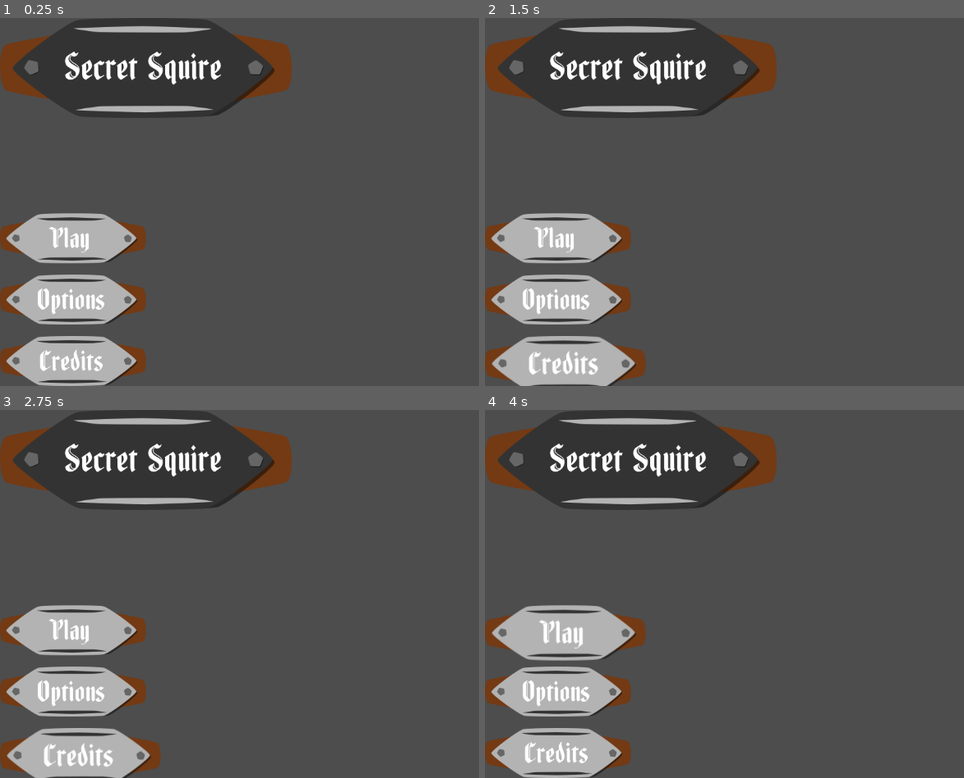
Above: before the commit, frames 1-4 (two rows, left to right).
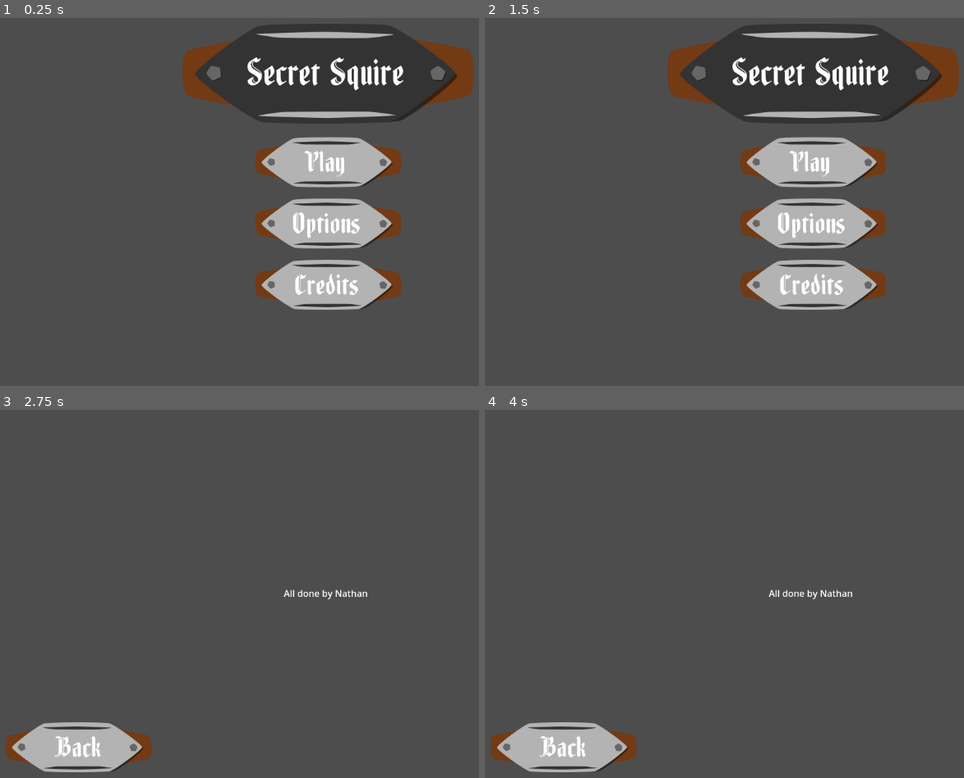
Above: after the commit, the same moments.

Repository: CodeyWinslow/brackeys_2025_1
Game: Godot game, scene res://scenes/GUI/main_menu.tscn
Same seed, same stepped clock (60 frames per second), same inputs: the game is played once before the commit and once after it. Before the commit the project starts from res://scenes/GUI/StartMenu/main_menu.tscn.
Inputs (mouse positions are in pixels of both pictures, inside the frame that each line leads up to):
- Up to frame 1 (0.25 s): no input
- Up to frame 2 (1.5 s): click "Options" at 0.5 s; click (561, 356) at 1.25 s, where only the run after the commit has a clickable "Back"
- Up to frame 3 (2.75 s): click "Credits" at 2 s
- Up to frame 4 (4 s): click (556, 630) at 2.75 s, where only the run before the commit has a clickable "Play"; click (566, 634) at 3.5 s, where only the run before the commit has a clickable "Play"

The runs differ from the first frame. In frame 1, 40% of the frame differs, in the area x 0-99%, y 0-100%; in frame 2, 41%; in frame 3, 22%; in frame 4, 22%.

Commit message:
centered menu

Diff:
--- /dev/null
+++ b/godot/brackeyssnipergame/prefabs/GUI/Credits.tscn
@@ -0,0 +1,67 @@
+[gd_scene load_steps=5 format=3 uid="uid://q0l83x3lsh41"]
+
+[ext_resource type="Texture2D" uid="uid://c3lthq1ow8cm5" path="res://assets/textures/button_light_256.png" id="1_0vtss"]
+[ext_resource type="Script" path="res://scripts/GUI/credits.gd" id="1_485nn"]
+[ext_resource type="Script" path="res://scripts/GUI/play_button.gd" id="2_ux2y1"]
+[ext_resource type="Theme" uid="uid://f8qsep8o8m6e" path="res://resources/SecondFont.tres" id="3_rkoyg"]
+
+[node name="Credits" type="Control"]
+layout_mode = 3
+anchors_preset = 15
+anchor_right = 1.0
+anchor_bottom = 1.0
+grow_horizontal = 2
+grow_vertical = 2
+script = ExtResource("1_485nn")
+
+[node name="RichTextLabel" type="RichTextLabel" parent="."]
+layout_mode = 1
+anchors_preset = 8
+anchor_left = 0.5
+anchor_top = 0.5
+anchor_right = 0.5
+anchor_bottom = 0.5
+offset_left = -78.0
+offset_top = -13.5
+offset_right = 78.0
+offset_bottom = 13.5
+grow_horizontal = 2
+grow_vertical = 2
+text = "All done by Nathan"
+
+[node name="MarginContainer" type="MarginContainer" parent="."]
+layout_mode = 1
+anchors_preset = 2
+anchor_top = 1.0
+anchor_bottom = 1.0
+offset_top = -88.0
+offset_right = 256.0
+grow_vertical = 0
+theme_override_constants/margin_left = 10
+theme_override_constants/margin_bottom = 10
+
+[node name="BackButton" type="TextureButton" parent="MarginContainer"]
+layout_mode = 2
+size_flags_horizontal = 4
+size_flags_vertical = 4
+texture_normal = ExtResource("1_0vtss")
+script = ExtResource("2_ux2y1")
+
+[node name="RichTextLabel" type="RichTextLabel" parent="MarginContainer/BackButton"]
+layout_mode = 1
+anchors_preset = 8
+anchor_left = 0.5
+anchor_top = 0.5
+anchor_right = 0.5
+anchor_bottom = 0.5
+offset_left = -42.0
+offset_top = -29.0
+offset_right = 42.0
+offset_bottom = 29.0
+grow_horizontal = 2
+grow_vertical = 2
+mouse_filter = 2
+theme = ExtResource("3_rkoyg")
+text = "Back"
+
+[connection signal="pressed" from="MarginContainer/BackButton" to="." method="_on_back_button_pressed"]
--- /dev/null
+++ b/godot/brackeyssnipergame/prefabs/GUI/Options.tscn
@@ -0,0 +1,52 @@
+[gd_scene load_steps=5 format=3 uid="uid://o7gli1hefjg"]
+
+[ext_resource type="Script" path="res://scripts/GUI/options.gd" id="1_2lqd2"]
+[ext_resource type="Texture2D" uid="uid://c3lthq1ow8cm5" path="res://assets/textures/button_light_256.png" id="1_gy6y5"]
+[ext_resource type="Script" path="res://scripts/GUI/play_button.gd" id="2_884vk"]
+[ext_resource type="Theme" uid="uid://f8qsep8o8m6e" path="res://resources/SecondFont.tres" id="3_58ear"]
+
+[node name="Options" type="Control"]
+layout_mode = 3
+anchors_preset = 15
+anchor_right = 1.0
+anchor_bottom = 1.0
+grow_horizontal = 2
+grow_vertical = 2
+script = ExtResource("1_2lqd2")
+
+[node name="MarginContainer" type="MarginContainer" parent="."]
+layout_mode = 1
+anchors_preset = 2
+anchor_top = 1.0
+anchor_bottom = 1.0
+offset_top = -98.0
+offset_right = 266.0
+grow_vertical = 0
+theme_override_constants/margin_left = 10
+theme_override_constants/margin_bottom = 10
+
+[node name="BackButton" type="TextureButton" parent="MarginContainer"]
+layout_mode = 2
+size_flags_horizontal = 4
+size_flags_vertical = 4
+texture_normal = ExtResource("1_gy6y5")
+script = ExtResource("2_884vk")
+
+[node name="RichTextLabel" type="RichTextLabel" parent="MarginContainer/BackButton"]
+layout_mode = 1
+anchors_preset = 8
+anchor_left = 0.5
+anchor_top = 0.5
+anchor_right = 0.5
+anchor_bottom = 0.5
+offset_left = -42.0
+offset_top = -29.0
+offset_right = 42.0
+offset_bottom = 29.0
+grow_horizontal = 2
+grow_vertical = 2
+mouse_filter = 2
+theme = ExtResource("3_58ear")
+text = "Back"
+
+[connection signal="pressed" from="MarginContainer/BackButton" to="." method="_on_back_button_pressed"]
--- a/godot/brackeyssnipergame/project.godot
+++ b/godot/brackeyssnipergame/project.godot
@@ -11,7 +11,7 @@
 [application]
 
 config/name="BrackeysSniperGame"
-run/main_scene="res://scenes/GUI/StartMenu/main_menu.tscn"
+run/main_scene="res://scenes/GUI/main_menu.tscn"
 config/features=PackedStringArray("4.3", "GL Compatibility")
 config/icon="res://assets/textures/icon.svg"
 
--- a/godot/brackeyssnipergame/resources/release_game_manager_globals.tres
+++ b/godot/brackeyssnipergame/resources/release_game_manager_globals.tres
@@ -2,7 +2,7 @@
 
 [ext_resource type="Resource" uid="uid://x7xdhydsr1al" path="res://resources/release_game_config.tres" id="1_4ktkx"]
 [ext_resource type="Script" path="res://scripts/resources/res_game_manager_globals.gd" id="1_fb3nu"]
-[ext_resource type="PackedScene" uid="uid://bt3cr534gm5ah" path="res://scenes/GUI/StartMenu/main_menu.tscn" id="3_ur407"]
+[ext_resource type="PackedScene" uid="uid://bt3cr534gm5ah" path="res://scenes/GUI/main_menu.tscn" id="3_ur407"]
 
 [resource]
 script = ExtResource("1_fb3nu")
--- a/godot/brackeyssnipergame/scenes/GUI/StartMenu/credits_button.gd
+++ /dev/null
@@ -1 +0,0 @@
-extends "res://scripts/menu_button.gd"
--- a/godot/brackeyssnipergame/scenes/GUI/StartMenu/main_menu.tscn
+++ /dev/null
@@ -1,116 +0,0 @@
-[gd_scene load_steps=9 format=3 uid="uid://bt3cr534gm5ah"]
-
-[ext_resource type="Script" path="res://scripts/main_menu.gd" id="1_clnx7"]
-[ext_resource type="Texture2D" uid="uid://cnarjjjpbt7py" path="res://assets/textures/button_dark_512.png" id="2_fw0ao"]
-[ext_resource type="Theme" uid="uid://ba2qnqoou88i7" path="res://resources/TitleFont.tres" id="3_exx2w"]
-[ext_resource type="Texture2D" uid="uid://c3lthq1ow8cm5" path="res://assets/textures/button_light_256.png" id="3_uw727"]
-[ext_resource type="Theme" uid="uid://f8qsep8o8m6e" path="res://resources/SecondFont.tres" id="5_bhmg7"]
-[ext_resource type="Script" path="res://scenes/GUI/StartMenu/play_button.gd" id="5_vo5lm"]
-[ext_resource type="Script" path="res://scenes/GUI/StartMenu/options_button.gd" id="6_hvcil"]
-[ext_resource type="Script" path="res://scenes/GUI/StartMenu/credits_button.gd" id="7_7c64u"]
-
-[node name="MainMenu" type="Control"]
-layout_mode = 3
-anchors_preset = 0
-offset_right = 1152.0
-offset_bottom = 648.0
-script = ExtResource("1_clnx7")
-
-[node name="Title" type="TextureRect" parent="."]
-layout_mode = 1
-anchors_preset = -1
-offset_right = 512.0
-offset_bottom = 176.0
-texture = ExtResource("2_fw0ao")
-
-[node name="RichTextLabel" type="RichTextLabel" parent="Title"]
-layout_mode = 1
-anchors_preset = 8
-anchor_left = 0.5
-anchor_top = 0.5
-anchor_right = 0.5
-anchor_bottom = 0.5
-offset_left = -142.0
-offset_top = -38.0
-offset_right = 142.0
-offset_bottom = 38.0
-grow_horizontal = 2
-grow_vertical = 2
-theme = ExtResource("3_exx2w")
-text = "Secret Squire"
-
-[node name="MenuButtons" type="VBoxContainer" parent="."]
-layout_mode = 1
-anchors_preset = -1
-anchor_top = 1.0
-anchor_bottom = 1.0
-offset_top = -272.0
-offset_right = 256.0
-grow_vertical = 0
-theme_override_constants/separation = 20
-
-[node name="PlayButton" type="TextureButton" parent="MenuButtons"]
-layout_mode = 2
-texture_normal = ExtResource("3_uw727")
-script = ExtResource("5_vo5lm")
-
-[node name="RichTextLabel" type="RichTextLabel" parent="MenuButtons/PlayButton"]
-layout_mode = 1
-anchors_preset = 8
-anchor_left = 0.5
-anchor_top = 0.5
-anchor_right = 0.5
-anchor_bottom = 0.5
-offset_left = -42.0
-offset_top = -29.0
-offset_right = 42.0
-offset_bottom = 29.0
-grow_horizontal = 2
-grow_vertical = 2
-mouse_filter = 2
-theme = ExtResource("5_bhmg7")
-text = "Play"
-
-[node name="OptionsButton" type="TextureButton" parent="MenuButtons"]
-layout_mode = 2
-texture_normal = ExtResource("3_uw727")
-script = ExtResource("6_hvcil")
-
-[node name="RichTextLabel" type="RichTextLabel" parent="MenuButtons/OptionsButton"]
-layout_mode = 1
-anchors_preset = 8
-anchor_left = 0.5
-anchor_top = 0.5
-anchor_right = 0.5
-anchor_bottom = 0.5
-offset_left = -62.5
-offset_top = -29.5
-offset_right = 62.5
-offset_bottom = 29.5
-grow_horizontal = 2
-grow_vertical = 2
-mouse_filter = 2
-theme = ExtResource("5_bhmg7")
-text = "Options"
-
-[node name="CreditsButton" type="TextureButton" parent="MenuButtons"]
-layout_mode = 2
-texture_normal = ExtResource("3_uw727")
-script = ExtResource("7_7c64u")
-
-[node name="RichTextLabel" type="RichTextLabel" parent="MenuButtons/CreditsButton"]
-layout_mode = 1
-anchors_preset = 8
-anchor_left = 0.5
-anchor_top = 0.5
-anchor_right = 0.5
-anchor_bottom = 0.5
-offset_left = -58.0
-offset_top = -29.0
-offset_right = 58.0
-offset_bottom = 29.0
-grow_horizontal = 2
-grow_vertical = 2
-mouse_filter = 2
-theme = ExtResource("5_bhmg7")
-text = "Credits"
--- a/godot/brackeyssnipergame/scenes/GUI/StartMenu/options_button.gd
+++ /dev/null
@@ -1 +0,0 @@
-extends "res://scripts/menu_button.gd"
--- a/godot/brackeyssnipergame/scenes/GUI/StartMenu/play_button.gd
+++ /dev/null
@@ -1 +0,0 @@
-extends "res://scripts/menu_button.gd"
--- /dev/null
+++ b/godot/brackeyssnipergame/scenes/GUI/main_menu.tscn
@@ -0,0 +1,161 @@
+[gd_scene load_steps=11 format=3 uid="uid://bt3cr534gm5ah"]
+
+[ext_resource type="Script" path="res://scripts/GUI/main_menu.gd" id="1_2wb4s"]
+[ext_resource type="Texture2D" uid="uid://cnarjjjpbt7py" path="res://assets/textures/button_dark_512.png" id="2_3vuga"]
+[ext_resource type="Theme" uid="uid://ba2qnqoou88i7" path="res://resources/TitleFont.tres" id="3_d6fs7"]
+[ext_resource type="Texture2D" uid="uid://c3lthq1ow8cm5" path="res://assets/textures/button_light_256.png" id="4_52nja"]
+[ext_resource type="Script" path="res://scripts/GUI/play_button.gd" id="5_jfnns"]
+[ext_resource type="Theme" uid="uid://f8qsep8o8m6e" path="res://resources/SecondFont.tres" id="6_3ptvw"]
+[ext_resource type="Script" path="res://scripts/GUI/options_button.gd" id="7_tw7u8"]
+[ext_resource type="Script" path="res://scripts/GUI/credits_button.gd" id="8_r6uag"]
+[ext_resource type="PackedScene" uid="uid://q0l83x3lsh41" path="res://prefabs/GUI/Credits.tscn" id="9_ji3pb"]
+[ext_resource type="PackedScene" uid="uid://o7gli1hefjg" path="res://prefabs/GUI/Options.tscn" id="10_cdswb"]
+
+[node name="Shell" type="Control" node_paths=PackedStringArray("credit_menu_node", "options_menu_node", "main_menu_node")]
+layout_mode = 3
+anchors_preset = 15
+anchor_right = 1.0
+anchor_bottom = 1.0
+grow_horizontal = 2
+grow_vertical = 2
+script = ExtResource("1_2wb4s")
+credit_menu_node = NodePath("Credits")
+options_menu_node = NodePath("Options")
+main_menu_node = NodePath("MainMenu")
+
+[node name="MainMenu" type="Control" parent="."]
+layout_mode = 1
+anchors_preset = 15
+anchor_right = 1.0
+anchor_bottom = 1.0
+grow_horizontal = 2
+grow_vertical = 2
+
+[node name="MarginContainer" type="MarginContainer" parent="MainMenu"]
+layout_mode = 1
+anchors_preset = 15
+anchor_right = 1.0
+anchor_bottom = 1.0
+grow_horizontal = 2
+grow_vertical = 2
+theme_override_constants/margin_top = 10
+
+[node name="Container" type="VBoxContainer" parent="MainMenu/MarginContainer"]
+layout_mode = 2
+size_flags_horizontal = 4
+
+[node name="Title" type="TextureRect" parent="MainMenu/MarginContainer/Container"]
+layout_mode = 2
+texture = ExtResource("2_3vuga")
+
+[node name="RichTextLabel" type="RichTextLabel" parent="MainMenu/MarginContainer/Container/Title"]
+layout_mode = 1
+anchors_preset = 8
+anchor_left = 0.5
+anchor_top = 0.5
+anchor_right = 0.5
+anchor_bottom = 0.5
+offset_left = -142.0
+offset_top = -38.0
+offset_right = 142.0
+offset_bottom = 38.0
+grow_horizontal = 2
+grow_vertical = 2
+theme = ExtResource("3_d6fs7")
+text = "Secret Squire"
+
+[node name="MarginContainer" type="MarginContainer" parent="MainMenu/MarginContainer/Container"]
+layout_mode = 2
+size_flags_horizontal = 4
+size_flags_vertical = 4
+theme_override_constants/margin_top = 20
+
+[node name="MenuButtons" type="VBoxContainer" parent="MainMenu/MarginContainer/Container/MarginContainer"]
+layout_mode = 2
+size_flags_horizontal = 4
+size_flags_vertical = 4
+theme_override_constants/separation = 20
+
+[node name="PlayButton" type="TextureButton" parent="MainMenu/MarginContainer/Container/MarginContainer/MenuButtons"]
+layout_mode = 2
+size_flags_horizontal = 4
+texture_normal = ExtResource("4_52nja")
+script = ExtResource("5_jfnns")
+
+[node name="RichTextLabel" type="RichTextLabel" parent="MainMenu/MarginContainer/Container/MarginContainer/MenuButtons/PlayButton"]
+layout_mode = 1
+anchors_preset = 8
+anchor_left = 0.5
+anchor_top = 0.5
+anchor_right = 0.5
+anchor_bottom = 0.5
+offset_left = -42.0
+offset_top = -29.0
+offset_right = 42.0
+offset_bottom = 29.0
+grow_horizontal = 2
+grow_vertical = 2
+mouse_filter = 2
+theme = ExtResource("6_3ptvw")
+text = "Play"
+
+[node name="OptionsButton" type="TextureButton" parent="MainMenu/MarginContainer/Container/MarginContainer/MenuButtons"]
+layout_mode = 2
+size_flags_horizontal = 4
+texture_normal = ExtResource("4_52nja")
+script = ExtResource("7_tw7u8")
+
+[node name="RichTextLabel" type="RichTextLabel" parent="MainMenu/MarginContainer/Container/MarginContainer/MenuButtons/OptionsButton"]
+layout_mode = 1
+anchors_preset = 8
+anchor_left = 0.5
+anchor_top = 0.5
+anchor_right = 0.5
+anchor_bottom = 0.5
+offset_left = -62.5
+offset_top = -29.5
+offset_right = 62.5
+offset_bottom = 29.5
+grow_horizontal = 2
+grow_vertical = 2
+mouse_filter = 2
+theme = ExtResource("6_3ptvw")
+text = "Options"
+
+[node name="CreditsButton" type="TextureButton" parent="MainMenu/MarginContainer/Container/MarginContainer/MenuButtons"]
+layout_mode = 2
+size_flags_horizontal = 4
+size_flags_vertical = 4
+texture_normal = ExtResource("4_52nja")
+script = ExtResource("8_r6uag")
+
+[node name="RichTextLabel" type="RichTextLabel" parent="MainMenu/MarginContainer/Container/MarginContainer/MenuButtons/CreditsButton"]
+layout_mode = 1
+anchors_preset = 8
+anchor_left = 0.5
+anchor_top = 0.5
+anchor_right = 0.5
+anchor_bottom = 0.5
+offset_left = -58.0
+offset_top = -29.0
+offset_right = 58.0
+offset_bottom = 29.0
+grow_horizontal = 2
+grow_vertical = 2
+mouse_filter = 2
+theme = ExtResource("6_3ptvw")
+text = "Credits"
+
+[node name="Credits" parent="." instance=ExtResource("9_ji3pb")]
+visible = false
+layout_mode = 1
+
+[node name="Options" parent="." instance=ExtResource("10_cdswb")]
+visible = false
+layout_mode = 1
+
+[connection signal="pressed" from="MainMenu/MarginContainer/Container/MarginContainer/MenuButtons/PlayButton" to="." method="_on_play_button_pressed"]
+[connection signal="pressed" from="MainMenu/MarginContainer/Container/MarginContainer/MenuButtons/OptionsButton" to="." method="_on_options_button_pressed"]
+[connection signal="pressed" from="MainMenu/MarginContainer/Container/MarginContainer/MenuButtons/CreditsButton" to="." method="_on_credits_button_pressed"]
+[connection signal="credits_back_button_pressed" from="Credits" to="." method="_on_credits_credits_back_button_pressed"]
+[connection signal="options_back_button_pressed" from="Options" to="." method="_on_options_options_back_button_pressed"]
--- a/godot/brackeyssnipergame/scenes/GUI/PauseMenu/pause_menu.tscn
+++ b/godot/brackeyssnipergame/scenes/GUI/pause_menu.tscn
@@ -1,9 +1,9 @@
 [gd_scene load_steps=5 format=3 uid="uid://b7ko7erdet6wk"]
 
-[ext_resource type="Script" path="res://scripts/pause_menu.gd" id="1_siiuu"]
+[ext_resource type="Script" path="res://scripts/GUI/pause_menu.gd" id="1_siiuu"]
 [ext_resource type="Texture2D" uid="uid://cnarjjjpbt7py" path="res://assets/textures/button_dark_512.png" id="2_mhnoy"]
 [ext_resource type="Texture2D" uid="uid://c3lthq1ow8cm5" path="res://assets/textures/button_light_256.png" id="3_c038b"]
-[ext_resource type="Script" path="res://scripts/menu_button.gd" id="4_arfiy"]
+[ext_resource type="Script" path="res://scripts/GUI/menu_button.gd" id="4_arfiy"]
 
 [node name="PauseMenu" type="Control"]
 layout_mode = 3
--- /dev/null
+++ b/godot/brackeyssnipergame/scripts/GUI/credits.gd
@@ -0,0 +1,6 @@
+extends Control
+
+signal credits_back_button_pressed
+
+func _on_back_button_pressed() -> void:
+	credits_back_button_pressed.emit()
--- /dev/null
+++ b/godot/brackeyssnipergame/scripts/GUI/credits_button.gd
@@ -0,0 +1 @@
+extends "res://scripts/GUI/menu_button.gd"
--- /dev/null
+++ b/godot/brackeyssnipergame/scripts/GUI/main_menu.gd
@@ -0,0 +1,27 @@
+extends Control
+@export var credit_menu_node: Control
+@export var options_menu_node: Control
+@export var main_menu_node: Control
+
+func _on_play_button_pressed() -> void:
+	GameManager.start_game()
+
+
+func _on_options_button_pressed() -> void:
+	main_menu_node.visible = false
+	options_menu_node.visible = true
+
+
+func _on_credits_button_pressed() -> void:
+	main_menu_node.visible = false
+	credit_menu_node.visible = true
+
+
+func _on_credits_credits_back_button_pressed() -> void:
+	main_menu_node.visible = true
+	credit_menu_node.visible = false
+
+
+func _on_options_options_back_button_pressed() -> void:
+	main_menu_node.visible = true
+	options_menu_node.visible = false
--- /dev/null
+++ b/godot/brackeyssnipergame/scripts/GUI/options.gd
@@ -0,0 +1,6 @@
+extends Control
+
+signal options_back_button_pressed
+
+func _on_back_button_pressed() -> void:
+	options_back_button_pressed.emit()
--- /dev/null
+++ b/godot/brackeyssnipergame/scripts/GUI/options_button.gd
@@ -0,0 +1 @@
+extends "res://scripts/GUI/menu_button.gd"
--- /dev/null
+++ b/godot/brackeyssnipergame/scripts/GUI/play_button.gd
@@ -0,0 +1 @@
+extends "res://scripts/GUI/menu_button.gd"
--- a/godot/brackeyssnipergame/scripts/main_menu.gd
+++ /dev/null
@@ -1,10 +0,0 @@
-extends Control
-
-# Called when the node enters the scene tree for the first time.
-func _ready() -> void:
-	pass # Replace with function body.
-
-
-# Called every frame. 'delta' is the elapsed time since the previous frame.
-func _process(_delta: float) -> void:
-	pass
Renamed: godot/brackeyssnipergame/scripts/menu_button.gd -> godot/brackeyssnipergame/scripts/GUI/menu_button.gd
Renamed: godot/brackeyssnipergame/scripts/pause_menu.gd -> godot/brackeyssnipergame/scripts/GUI/pause_menu.gd
Not shown, added: godot/brackeyssnipergame/scenes/GUI/mai4523.tmp
